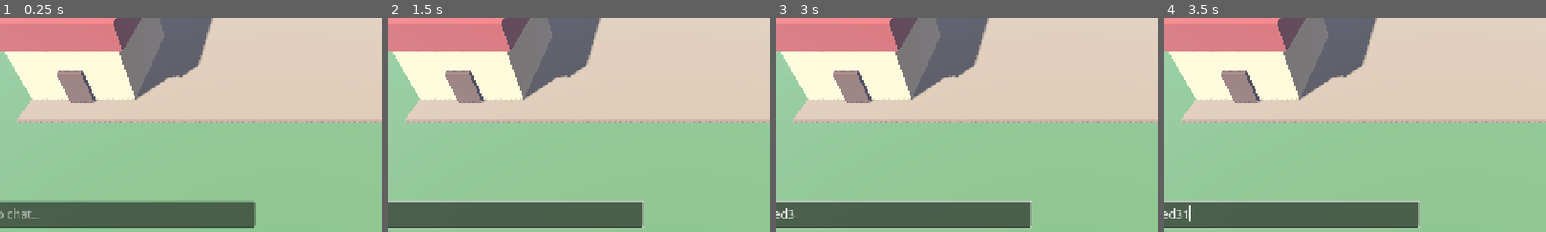
Above: before the commit, frames 1-4 (left to right).
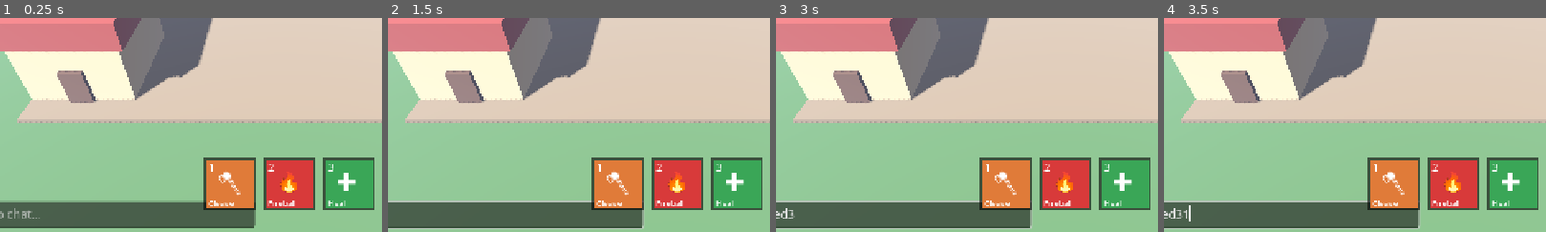
Above: after the commit, the same moments.

Repository: vcup-date/opcusdb
Game: Godot game, scene res://Main.tscn
Two runs of this game, one before a commit and one after it. Both use one fixed random seed, a clock stepped at 60 frames per second and the inputs below.
Inputs (mouse positions are % of the whole screen's width and height, from its top left):
- Up to frame 1 (0.25 s): no input
- Up to frame 2 (1.5 s): click (23, 96) at 0.52 s; type "12" at 0.6 s; tap E at 1.25 s; hold D from 1.28 s (still down); tap 1 at 1.35 s
- Up to frame 3 (3 s): tap Space at 1.52, 2.27 s; tap 2 at 1.55, 2.1 s; tap E at 2, 2.75 s; release D at 2.03 s; hold S 2.03-2.78 s; tap 3 at 2.3, 2.85 s; hold D from 2.78 s (still down)
- Up to frame 4 (3.5 s): keep holding D; tap 1 at 3.05 s
The pictures show only the part of the screen within x 12-62%, y 50-100%; the shares and areas given below are measured in that part.

The runs differ from the first frame. In frame 1, 10% of the frame differs, in the area x 53-98%, y 65-90%; in frame 2, 10%; in frame 3, 10%; in frame 4, 10%.

Commit message:
Townfall: add a WoW-style action bar — 3 skills with cooldown sweep + countdown
Server: skills on keys 1/2/3 — Cleave (AoE), Fireball (ranged nuke), Heal — each
with its own cooldown; cooldown remaining is broadcast per player. Refactored
combat into hurt_wolf (shared by melee + skills). New events C/F/L for visuals.

Godot: WoW-style action bar with 3 buttons showing a radial cooldown sweep (shader)
and a countdown number; keys 1/2/3 cast. Spell visuals — cleave ground ring,
flying fireball + burst, heal sparkle. Test: cleave hits nearby wolves + cooldown.
README screenshot refreshed to show the action bar.

Diff:
--- a/demos/godot-wow/Main.gd
+++ b/demos/godot-wow/Main.gd
@@ -36,10 +36,20 @@
 var captured := false
 var elapsed := 0.0
 var did_interact := false
+var _s0 := false
+var _s1 := false
+var _s2 := false
 var _msg_time := 0.0
 var _last_evt_time := -1.0
 
 const PCOLORS := [Color("4f8cff"), Color("ff5d5d"), Color("57d977"), Color("ffd24a"), Color("c07dff"), Color("ff9f5a"), Color("4de1e6"), Color("f75fb4")]
+
+const SKILL_MAX := [3.0, 7.0, 12.0]
+const SKILL_NAMES := ["Cleave", "Fireball", "Heal"]
+const SKILL_ICON := ["🪓", "🔥", "✚"]
+const SKILL_COL := [Color("e07b39"), Color("d83a3a"), Color("3aa657")]
+var skill_cd := [0.0, 0.0, 0.0]
+var skill_ui: Array = []   # [{mat, cdl}]
 
 func _ready() -> void:
 	capture_path = OS.get_environment("WOW_SHOT")
@@ -239,6 +249,29 @@
 	ui.add_child(chat_input)
 	chat_input.text_submitted.connect(_on_chat_submit)
 
+	# --- WoW-style action bar (skills 1 / 2 / 3) with radial cooldown sweep ---
+	var cd_shader := Shader.new()
+	cd_shader.code = "shader_type canvas_item;\nuniform float frac : hint_range(0.0, 1.0) = 0.0;\nvoid fragment() {\n\tvec2 c = UV - vec2(0.5, 0.5);\n\tfloat ang = atan(c.x, -c.y);\n\tif (ang < 0.0) { ang += 6.28318530718; }\n\tfloat a = ang / 6.28318530718;\n\tif (a < frac) { COLOR = vec4(0.0, 0.0, 0.0, 0.62); } else { COLOR = vec4(0.0, 0.0, 0.0, 0.0); }\n}"
+	var bar := HBoxContainer.new()
+	bar.add_theme_constant_override("separation", 14)
+	bar.position = Vector2(vp.x / 2.0 - 145, vp.y - 124)
+	ui.add_child(bar)
+	skill_ui.clear()
+	for i in 3:
+		var b := Control.new(); b.custom_minimum_size = Vector2(86, 86)
+		bar.add_child(b)
+		var frame := ColorRect.new(); frame.color = Color(0, 0, 0, 0.6); frame.size = Vector2(86, 86); b.add_child(frame)
+		var bg := ColorRect.new(); bg.color = SKILL_COL[i]; bg.position = Vector2(3, 3); bg.size = Vector2(80, 80); b.add_child(bg)
+		var icon := Label.new(); icon.text = SKILL_ICON[i]; icon.add_theme_font_size_override("font_size", 40); icon.position = Vector2(22, 12); b.add_child(icon)
+		var ov := ColorRect.new(); ov.color = Color.WHITE; ov.position = Vector2(3, 3); ov.size = Vector2(80, 80)
+		ov.mouse_filter = Control.MOUSE_FILTER_IGNORE
+		var mat := ShaderMaterial.new(); mat.shader = cd_shader; mat.set_shader_parameter("frac", 0.0); ov.material = mat
+		b.add_child(ov)
+		var keyl := Label.new(); keyl.text = str(i + 1); keyl.add_theme_font_size_override("font_size", 18); keyl.position = Vector2(7, 2); b.add_child(keyl)
+		var namel := Label.new(); namel.text = SKILL_NAMES[i]; namel.add_theme_font_size_override("font_size", 13); namel.position = Vector2(7, 66); b.add_child(namel)
+		var cdl := Label.new(); cdl.add_theme_font_size_override("font_size", 36); cdl.position = Vector2(28, 20); cdl.add_theme_color_override("font_color", Color.WHITE); b.add_child(cdl)
+		skill_ui.append({"mat": mat, "cdl": cdl})
+
 func _on_chat_submit(t: String) -> void:
 	t = t.strip_edges()
 	if t != "" and ws.get_ready_state() == WebSocketPeer.STATE_OPEN:
@@ -289,6 +322,12 @@
 				if ws.get_ready_state() == WebSocketPeer.STATE_OPEN: ws.send_text("attack")
 			KEY_E:
 				if ws.get_ready_state() == WebSocketPeer.STATE_OPEN: ws.send_text("interact")
+			KEY_1:
+				if ws.get_ready_state() == WebSocketPeer.STATE_OPEN: ws.send_text("skill 0")
+			KEY_2:
+				if ws.get_ready_state() == WebSocketPeer.STATE_OPEN: ws.send_text("skill 1")
+			KEY_3:
+				if ws.get_ready_state() == WebSocketPeer.STATE_OPEN: ws.send_text("skill 2")
 			KEY_ENTER, KEY_KP_ENTER:
 				chat_input.grab_focus()
 
@@ -308,6 +347,8 @@
 				e.tx = float(p[2]); e.tz = float(p[3]); e.tyaw = float(p[4])
 				if id == my_id:
 					hp = float(p[5]); quest = int(p[7]); prog = int(p[8]); kills = int(p[9])
+					if p.size() >= 14:
+						skill_cd = [float(p[11]), float(p[12]), float(p[13])]
 			"m":
 				var id := int(p[1])
 				if not wolves.has(id):
@@ -349,6 +390,38 @@
 				create_tween().tween_property(r, "scale", Vector3.ONE, 0.16)
 		"k":
 			_spark(Vector3(x, 0.7, z), Color(0.7, 0.25, 0.2), 16)
+		"C": # Cleave — expanding ground ring
+			_ring(Vector3(x, 0.25, z), Color(1, 0.6, 0.15), 4.6)
+		"F": # Fireball — bolt flies from caster to target, then bursts
+			var from := Vector3(x, 1.0, z)
+			if players.has(id):
+				from = players[id].root.position + Vector3(0, 1.0, 0)
+			_fireball(from, Vector3(x, 1.0, z))
+		"L": # Heal — green sparkle on the caster
+			_spark(Vector3(x, 1.2, z), Color(0.3, 1.0, 0.45), 16)
+
+func _ring(pos: Vector3, color: Color, r: float) -> void:
+	var ring := MeshInstance3D.new()
+	var tm := TorusMesh.new(); tm.inner_radius = 0.5; tm.outer_radius = 0.8; ring.mesh = tm
+	var m := _mat(color); m.transparency = BaseMaterial3D.TRANSPARENCY_ALPHA
+	m.emission_enabled = true; m.emission = color
+	ring.material_override = m; ring.position = pos; add_child(ring)
+	var tw := create_tween().set_parallel(true)
+	tw.tween_property(ring, "scale", Vector3(r, 1.0, r), 0.35)
+	tw.tween_property(m, "albedo_color:a", 0.0, 0.35)
+	tw.set_parallel(false); tw.tween_callback(ring.queue_free)
+
+func _fireball(from: Vector3, to: Vector3) -> void:
+	var fb := MeshInstance3D.new()
+	var sm := SphereMesh.new(); sm.radius = 0.35; sm.height = 0.7; fb.mesh = sm
+	var m := _mat(Color(1, 0.5, 0.12)); m.emission_enabled = true; m.emission = Color(1, 0.5, 0.12)
+	fb.material_override = m; fb.position = from; add_child(fb)
+	var tw := create_tween()
+	tw.tween_property(fb, "position", to, 0.22)
+	tw.tween_callback(fb.queue_free)
+	var tw2 := create_tween()
+	tw2.tween_interval(0.22)
+	tw2.tween_callback(_spark.bind(to, Color(1, 0.6, 0.2), 12))
 
 func _spark(pos: Vector3, color: Color, n: int) -> void:
 	for i in n:
@@ -398,6 +471,10 @@
 			quest_label.text = "Quest — Cull the Wolves: %d/5 slain" % prog
 		2:
 			quest_label.text = "Quest: return to Mayor Bram (press E) to turn in!"
+	for i in skill_ui.size():
+		var rem: float = skill_cd[i]
+		skill_ui[i].mat.set_shader_parameter("frac", clampf(rem / SKILL_MAX[i], 0.0, 1.0))
+		skill_ui[i].cdl.text = str(int(ceil(rem))) if rem > 0.05 else ""
 
 # auto-drive a quick scene for the headless screenshot
 func _drive_capture() -> void:
@@ -410,6 +487,9 @@
 		ws.send_text("keys 0 0 0 0")
 		ws.send_text("interact")     # accept the quest
 		ws.send_text("attack")
+	if elapsed > 2.3 and not _s2: _s2 = true; ws.send_text("skill 2") # Heal (long cd)
+	if elapsed > 2.7 and not _s1: _s1 = true; ws.send_text("skill 1") # Fireball
+	if elapsed > 5.05 and not _s0: _s0 = true; ws.send_text("skill 0") # Cleave (ring shows in shot)
 	if elapsed > 5.5 and not captured:
 		captured = true
 		_capture()
Not shown, changed: README.md
Not shown, changed: assets/godot-wow.png
Not shown, changed: demos/server/src/wow.rs
